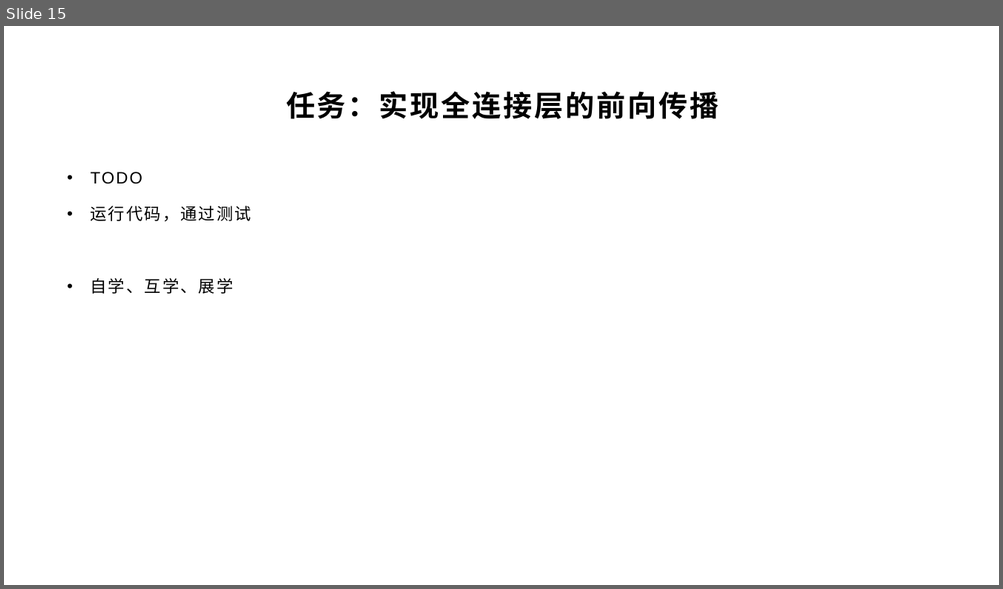
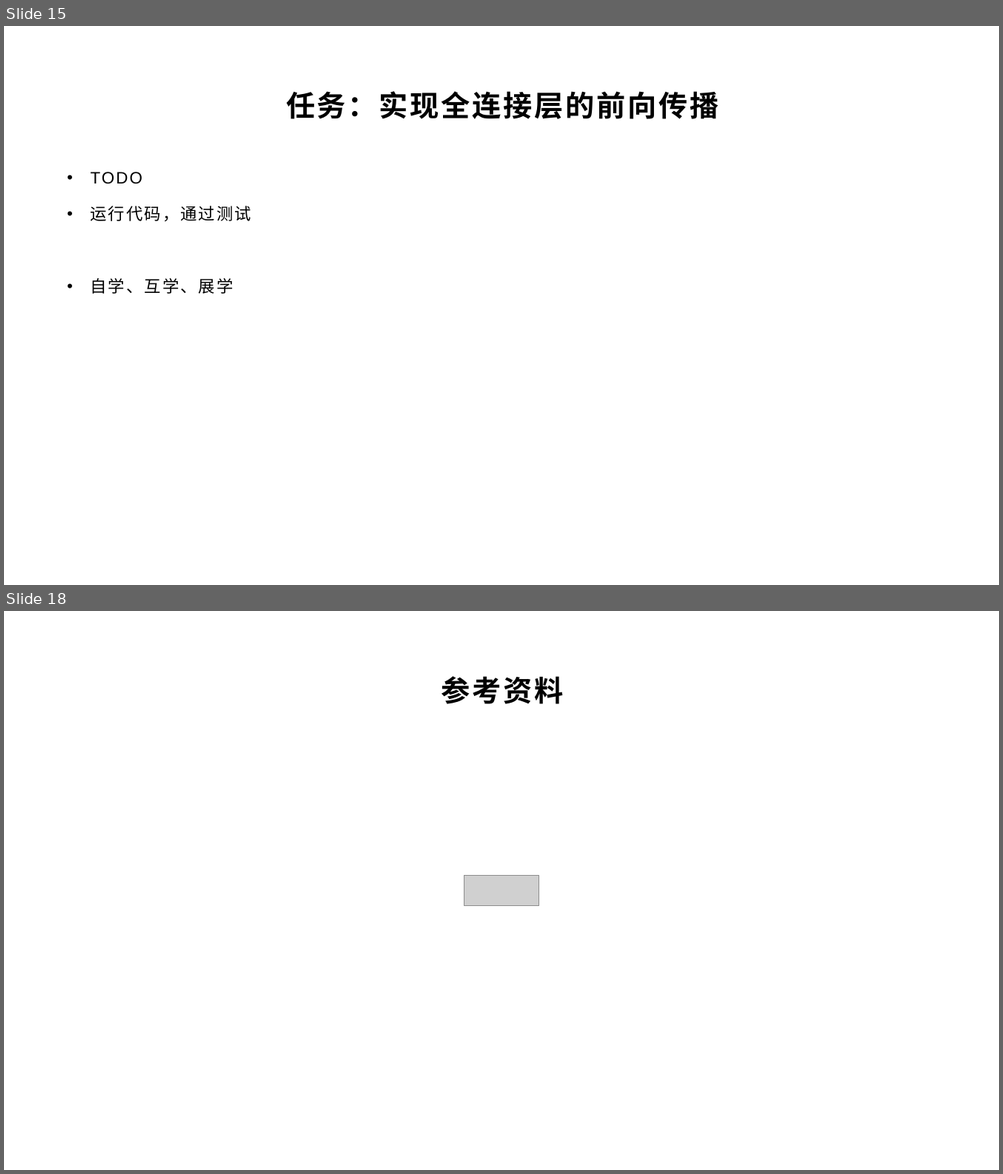
Before and after one commit to yyc-git/DeepLearningEdu, a slide deck: lessons/3_derivation/ppt/全连接层的前向和后向传播推导.pptx. Shown one above the other, each under a label of ours: slide 15 before the commit, slides 15 and 18 after it; the slides between them are not shown. The pictures are 1003x589 and 1003x1174 pixels, drawn with LibreOffice and Linux fonts; fonts in the diff are those of the drawing; grey boxes stand for pictures; background and template pictures are left out. Boxes give left, top, right and bottom in pixels: in the first picture for what was removed or moved away, otherwise in the second. Text is boxed around its words. In the diff, an @@ line names an element or a change of style, - is before the commit and + after.

```diff
--- a/lessons/3_derivation/ppt/全连接层的前向和后向传播推导.pptx
+++ b/lessons/3_derivation/ppt/全连接层的前向和后向传播推导.pptx
@@ slide 18 added at [4, 611, 999, 1170], background picture (left out) @@
@@ title added at [441, 676, 563, 704], 28 pt, text #000000, bold @@
+参考资料
@@ picture added at [464, 876, 539, 906] @@
```
Also in this commit, not shown: 4 slides changed, 3 other slides added, 32 other files.
